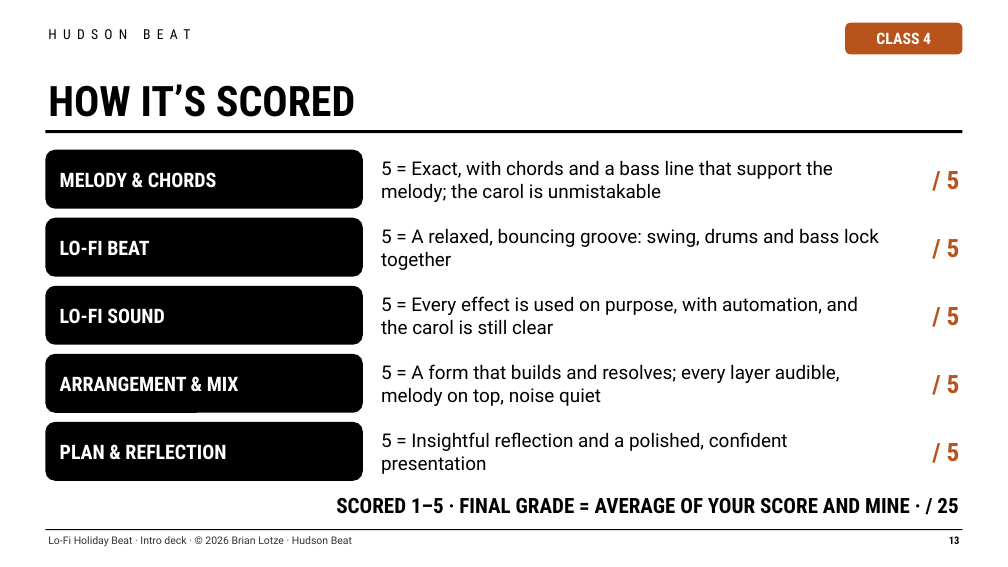
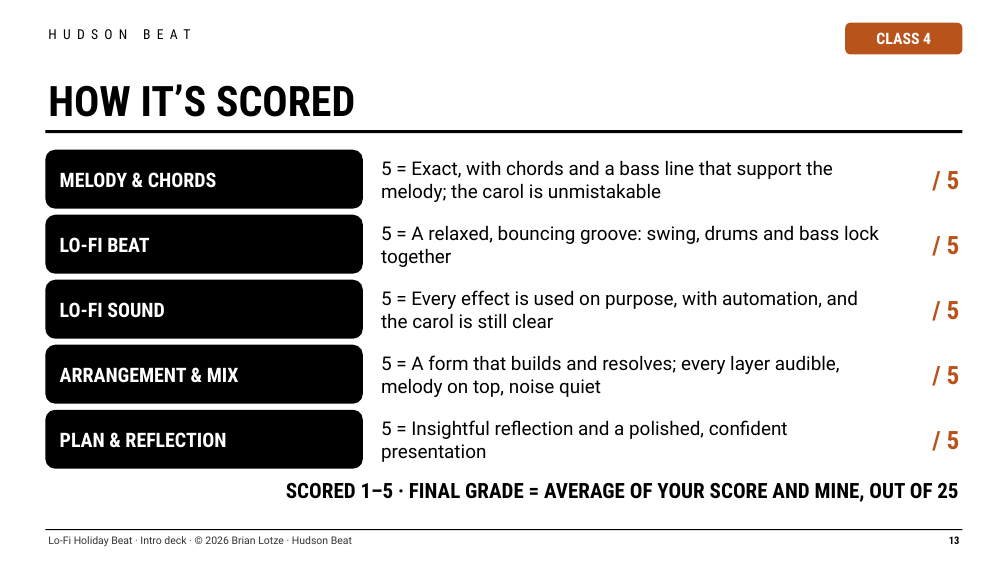
Before and after one commit to brianlotzemusic-glitch/WaltyCal, a slide deck: slide 13 of tpt/036-lofi-holiday-beat/lofi-holiday-beat-intro-deck.pptx. Drawn at 1008x567 pixels with LibreOffice and Linux fonts; fonts in the diff are those of the drawing. Boxes give left, top, right and bottom in pixels: in the first picture for what was removed or moved away, otherwise in the second. Text is boxed around its words. In the diff, an @@ line names an element or a change of style, - is before the commit and + after.

```diff
--- a/tpt/036-lofi-holiday-beat/lofi-holiday-beat-intro-deck.pptx
+++ b/tpt/036-lofi-holiday-beat/lofi-holiday-beat-intro-deck.pptx
@@ 3 texts, 1 rounded rectangle: place and size @@
-3 texts, 1 rounded rectangle at (45, 286, 960, 345)
+3 texts, 1 rounded rectangle at (45, 280, 960, 339)
@@ 6 texts, 2 rounded rectangles: place and size @@
-6 texts, 2 rounded rectangles at (45, 354, 960, 481)
+6 texts, 2 rounded rectangles at (45, 345, 960, 469)
@@ text at (286, 483, 958, 502): text changed @@
-SCORED 1–5 · FINAL GRADE = AVERAGE OF YOUR SCORE AND MINE · / 25
+SCORED 1–5 · FINAL GRADE = AVERAGE OF YOUR SCORE AND MINE, OUT OF 25
```
Also in this commit, not shown: 56 other files.
